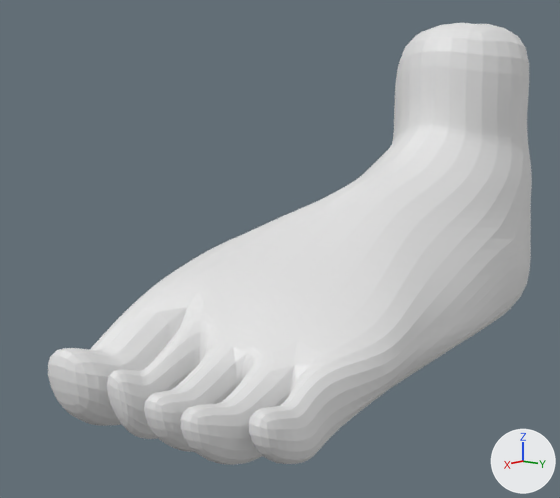
An edit to the Blender file  Cuerpo-PIES.blend, drawn before and after from the same camera.
One viewpoint serves both versions: a 50 mm lens placed at (7.62, 3.84, 0.07), pointed at (2.5, -0.3, -1.1). Lighting does not change. The marker at lower right points along +X, +Y and +Z.
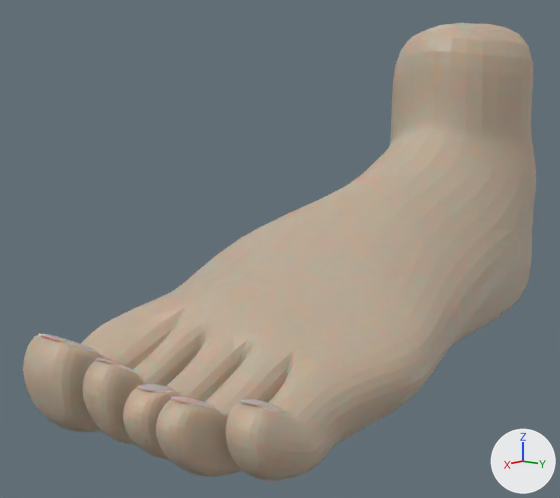
Pixel boxes (x1, y1, x2, y2) of what changed, in the pictures (560 x 498 px):
'Cylinder', reshaped: before (48, 23, 532, 465); after (23, 23, 536, 481)
part 1 of me_cylinder_001, built on: before (48, 23, 532, 465); after (23, 23, 536, 481)
part 2 of me_cylinder_001, recoloured (white to beige): before (124, 27, 530, 459); after (128, 27, 532, 377)

What changed in the scene script:
```text
Change me_cylinder_001:
    used by ob_cylinder; location = (0.0, 0.0, 0.0)
    remove me_cylinder_001.from_pydata(...)  # 165 vertices, 162 faces; spans x -1.18..4.83, y -1.0..1.34, z -2.41..1.0
    add me_cylinder_001.from_pydata(...)  # 334 vertices, 329 faces; spans x -1.18..4.97, y -1.0..1.53, z -2.42..1.0
    me_cylinder_001 part 1
    40 vertices are removed from x 4.01..4.71, y -0.61..1.18, z -2.15..-1.51
    84 faces are deleted
    3 vertices in x 3.84..3.99, y 0.58..0.93, z -2.14..-1.45 move by (0.0, 0.0, 0.03)
    3 vertices in x 3.76..4.04, y 0.29..0.53, z -2.12..-2.09 move by (-0.1, 0.0, 0.0)
    37 vertices move from x 0.25..4.42, y -1.0..1.34, z -2.38..-1.01 to x 0.43..4.42, y -1.0..1.53, z -2.42..-0.94
    209 vertices are added at x -0.65..4.97, y -0.9..1.5, z -2.15..1.0
    196 new faces join them, mat_piel (beige #c1ae98)
    55 new faces join them, mat_uñas (white #e7d4cf)
    me_cylinder_001 part 2: 78 faces spanning x -1.18..4.42, y -1.0..1.53, z -2.42..1.0 switch from no material to mat_piel (beige #c1ae98)
    add me_cylinder_001.materials.append(mat_uñas)  # white #e7d4cf
```
